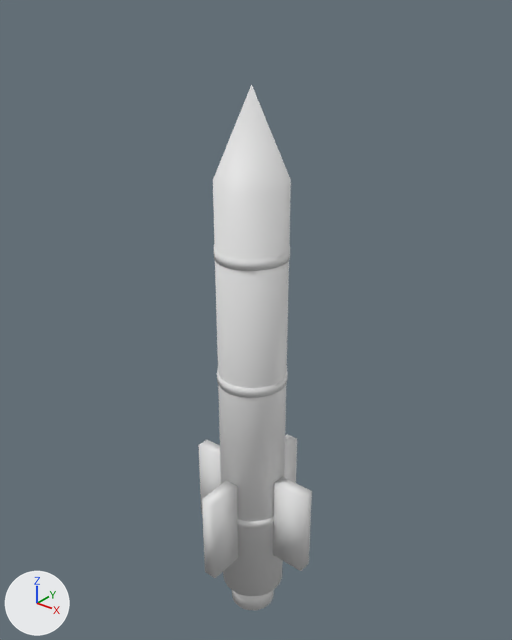
The OBJ model src/main/resources/assets/apexballistics/models/item/sam.obj, before and after one commit.
Rendered twice from a camera (50 mm lens) standing at (0.961, -1.186, 0.876) and looking at (-0.023, 0.044, 0.113). Arrows for +X, +Y and +Z are at lower left; the lights stay in place. The picture after the commit comes second. Materials are left out; every surface is plain grey. Where no turn or scale is listed for an object, it has been applied to the vertices. Vertices at exactly the same position are counted once.

The scene before the commit, as lines of its bpy script (objects in view):
```python
me_sam = bpy.data.meshes.new('sam')
me_sam.from_pydata(...)  # 346 vertices, 512 faces; spans x -0.178..0.178, y -0.179..0.178, z -0.755..0.675
me_sam.polygons.foreach_set('use_smooth', [True] * 512)
# faces by material slot: [96, 320, 96]
me_sam.materials.append(mat_body)
me_sam.materials.append(mat_accent)
me_sam.materials.append(mat_dark)
ob_sam = bpy.data.objects.new('sam', me_sam)
ob_sam.location = (0.0, 0.0, 0.0)
```
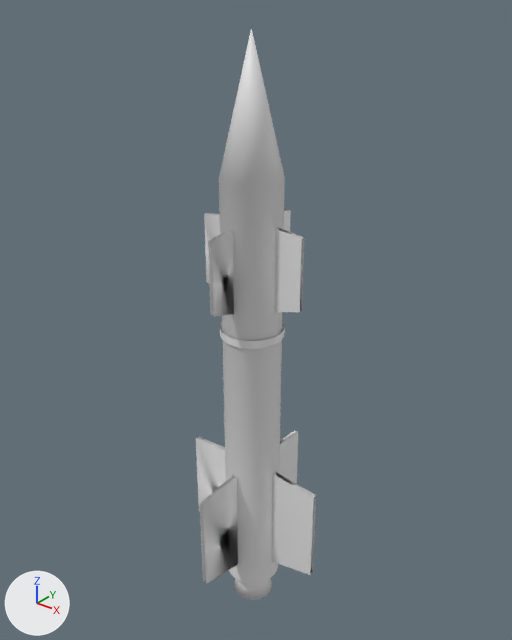
Boxes (x1, y1, x2, y2) around the edits, measured in the pictures (512 x 640 px):
'sam', reshaped (9% taller): before (198, 84, 312, 610); after (196, 29, 316, 600)
part 1 of me_sam, added: after (234, 578, 272, 600)
part 2 of me_sam, rebuilt (15% narrower): before (213, 84, 291, 610); after (219, 29, 285, 583)
part 3 of me_sam, rebuilt: before (284, 434, 297, 483); after (279, 431, 298, 484)
part 4 of me_sam, rebuilt (11% taller): before (202, 480, 238, 578); after (200, 475, 238, 584)
part 5 of me_sam, rebuilt: before (198, 440, 221, 514); after (196, 437, 226, 512)
part 6 of me_sam, rebuilt (12% wider, 9% taller): before (273, 477, 312, 571); after (272, 472, 316, 575)
part 7 of me_sam, added: after (220, 322, 285, 349)
part 8 of me_sam, deleted: before (238, 517, 274, 529)
part 9 of me_sam, deleted: before (217, 369, 288, 398)
part 10 of me_sam, deleted: before (214, 244, 290, 271)
part 11 of me_sam, added: after (204, 210, 304, 316)

The change, as a list of edits to the scene's bpy script:
```text
Change me_sam:
    used by ob_sam; location = (0.0, 0.0, 0.0)
    verts and faces of me_sam; kept vertices keep their numbers, new ones are numbered from 346
    remove me_sam.from_pydata(...)  # 346 vertices, 512 faces; spans x -0.178..0.178, y -0.179..0.178, z -0.755..0.675
    add me_sam.from_pydata(...)  # 224 vertices, 206 faces; spans x -0.2..0.2, y -0.2..0.2, z -0.72..0.78
    me_sam part 1: a new loose piece, an 18-sided cut cone along z (radius 0.055 at the low end, 0.04 at the high end) spanning x -0.054..0.054, y -0.055..0.055, z -0.72..-0.64
    me_sam part 2: the loose piece of 116 vertices spanning x -0.085..0.085, y -0.085..0.085, z -0.755..0.675 is rebuilt with 74 vertices and now spans x -0.072..0.072, y -0.072..0.072, z -0.64..0.78
    me_sam part 3: the loose piece of 8 vertices spanning x -0.018..0.018, y 0.085..0.178, z -0.54..-0.297 is rebuilt with 8 vertices and now spans x -0.006..0.006, y 0.072..0.2, z -0.58..-0.28
    me_sam part 4: the loose piece of 8 vertices spanning x -0.018..0.018, y -0.179..-0.085, z -0.54..-0.297 is rebuilt with 8 vertices and now spans x -0.006..0.006, y -0.2..-0.072, z -0.58..-0.28
    me_sam part 5: the loose piece of 8 vertices spanning x -0.178..-0.085, y -0.018..0.018, z -0.54..-0.297 is rebuilt with 8 vertices and now spans x -0.2..-0.072, y -0.006..0.006, z -0.58..-0.28
    me_sam part 6: the loose piece of 8 vertices spanning x 0.085..0.178, y -0.018..0.018, z -0.54..-0.297 is rebuilt with 8 vertices and now spans x 0.072..0.2, y -0.006..0.006, z -0.58..-0.28
    me_sam part 7: a new loose piece of 48 vertices spanning x -0.078..0.078, y -0.078..0.078, z 0.1..0.12
    me_sam part 8: the loose piece of 66 vertices spanning x -0.087..0.087, y -0.087..0.087, z -0.432..-0.407 is deleted
    me_sam part 9: the loose piece of 66 vertices spanning x -0.087..0.087, y -0.087..0.087, z -0.027..-0.002 is deleted
    me_sam part 10: the loose piece of 66 vertices spanning x -0.087..0.087, y -0.087..0.087, z 0.297..0.322 is deleted
    me_sam part 11
    add verts[346] = (0.072, -0.005, 0.18)  # pixel (275, 312)
    add verts[347] = (0.072, 0.005, 0.18)
    add verts[348] = (-0.072, 0.005, 0.18)
    add verts[349] = (-0.072, -0.005, 0.18)
    add verts[350] = (-0.005, -0.072, 0.18)
    add verts[351] = (0.005, -0.072, 0.18)  # pixel (234, 314)
    add verts[352] = (0.005, 0.072, 0.18)
    add verts[353] = (-0.005, 0.072, 0.18)
    add for new, old in zip([*range(354, 362)], [*range(346, 354)]): verts[new] = verts[old] + (0.0, 0.0, 0.2)
    add verts[362] = (0.14, -0.005, 0.2)  # pixel (299, 312)
    add verts[363] = (0.14, 0.005, 0.2)  # pixel (302, 310)
    add verts[364] = (-0.14, 0.005, 0.2)
    add verts[365] = (-0.14, -0.005, 0.2)  # pixel (206, 281)
    add verts[366] = (-0.005, -0.14, 0.2)  # pixel (210, 315)
    add verts[367] = (0.005, -0.14, 0.2)  # pixel (213, 316)
    add verts[368] = (0.005, 0.14, 0.2)
    add verts[369] = (-0.005, 0.14, 0.2)
    add for new, old in zip([*range(370, 378)], [*range(362, 370)]): verts[new] = verts[old] + (0.0, 0.0, 0.173)
    add faces += [(346, 362, 370, 354), (347, 355, 371, 363), (346, 347, 363, 354), (355, 362, 370, 371), (348, 364, 372, 356), (349, 357, 373, 365)]
    add faces += [(348, 349, 365, 356), (357, 364, 372, 373), (350, 366, 374, 358), (351, 359, 375, 367), (350, 351, 367, 358), (359, 366, 374, 375)]
    add faces += [(352, 368, 376, 360), (353, 361, 377, 369), (352, 353, 369, 360), (361, 368, 376, 377)]
```
